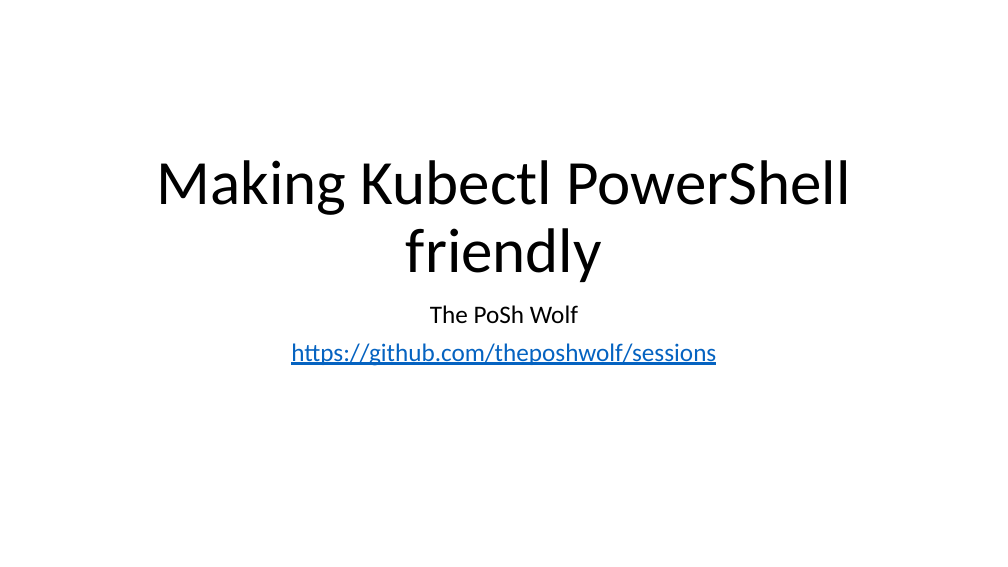
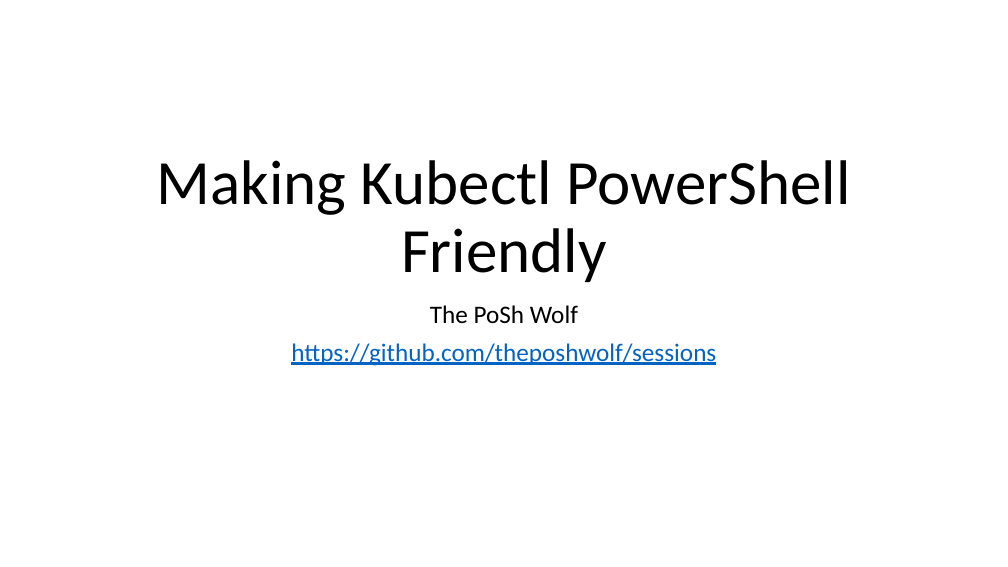
Before and after one commit to ThePoShWolf/Sessions, a slide deck: slide 1 of 2023-04-27 - Making Kubectl PowerShell friendly/PowerShell Summit 2023 - Making Kubectl PowerShell friendly.pptx. Drawn at 1008x567 pixels with LibreOffice and Linux fonts; fonts in the diff are those of the drawing; background and template pictures are left out. Boxes give left, top, right and bottom in pixels: in the first picture for what was removed or moved away, otherwise in the second. Text is boxed around its words. In the diff, an @@ line names an element or a change of style, - is before the commit and + after.

```diff
--- a/2023-04-27 - Making Kubectl PowerShell friendly/PowerShell Summit 2023 - Making Kubectl PowerShell friendly.pptx
+++ b/2023-04-27 - Making Kubectl PowerShell friendly/PowerShell Summit 2023 - Making Kubectl PowerShell friendly.pptx
@@ title at <box>157,160,850,282</box>: text changed @@
-Making Kubectl PowerShell friendly
+Making Kubectl PowerShell Friendly
```
Also in this commit, not shown: 2 slides added.
